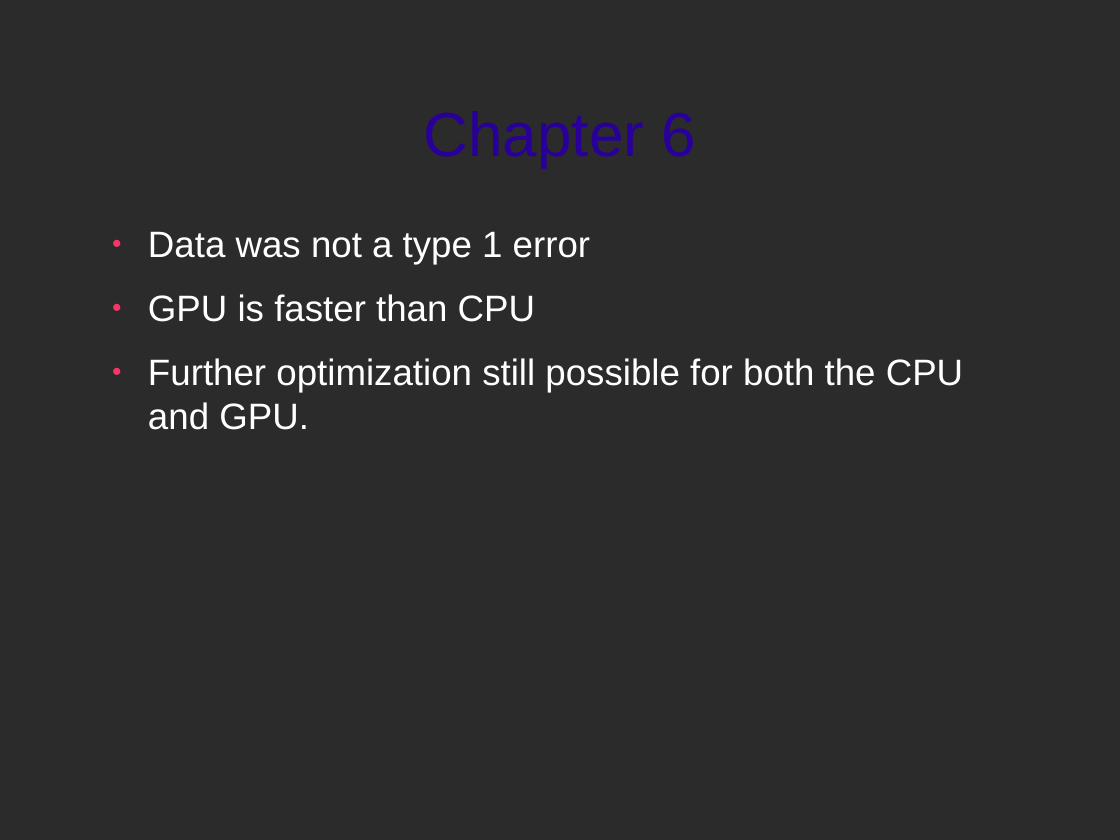
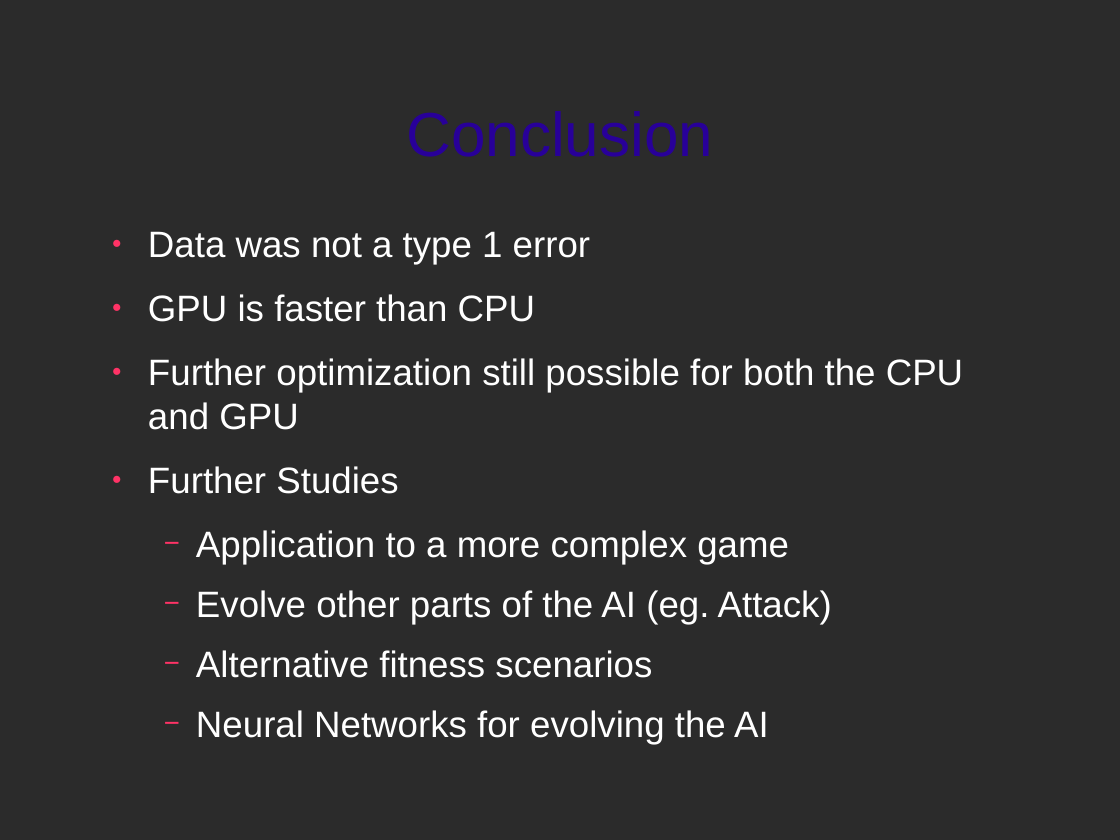
Before and after one commit to trigger-happy/thesis, a slide deck: slide 12 of presentations/mock_presentation.odp. Drawn at 1120x840 pixels with LibreOffice and Linux fonts; fonts in the diff are those of the drawing; background and template pictures are left out; a plain dark background stands for a picture behind light text. Boxes give left, top, right and bottom in pixels: in the first picture for what was removed or moved away, otherwise in the second. Text is boxed around its words. In the diff, an @@ line names an element or a change of style, - is before the commit and + after.

```diff
--- a/presentations/mock_presentation.odp
+++ b/presentations/mock_presentation.odp
@@ title at [406,111,713,157]: text changed @@
-Chapter 6
+Conclusion
@@ text at [148,358,963,744]: text changed @@
-● Further optimization still possible for both the CPU and GPU.
+● Further optimization still possible for both the CPU and GPU
+● Further Studies
+  − Application to a more complex game
+  − Evolve other parts of the AI (eg. Attack)
+  − Alternative fitness scenarios
+  − Neural Networks for evolving the AI
```
Also in this commit, not shown: 8 other slides changed, 2 slides added, 2 slides removed.
